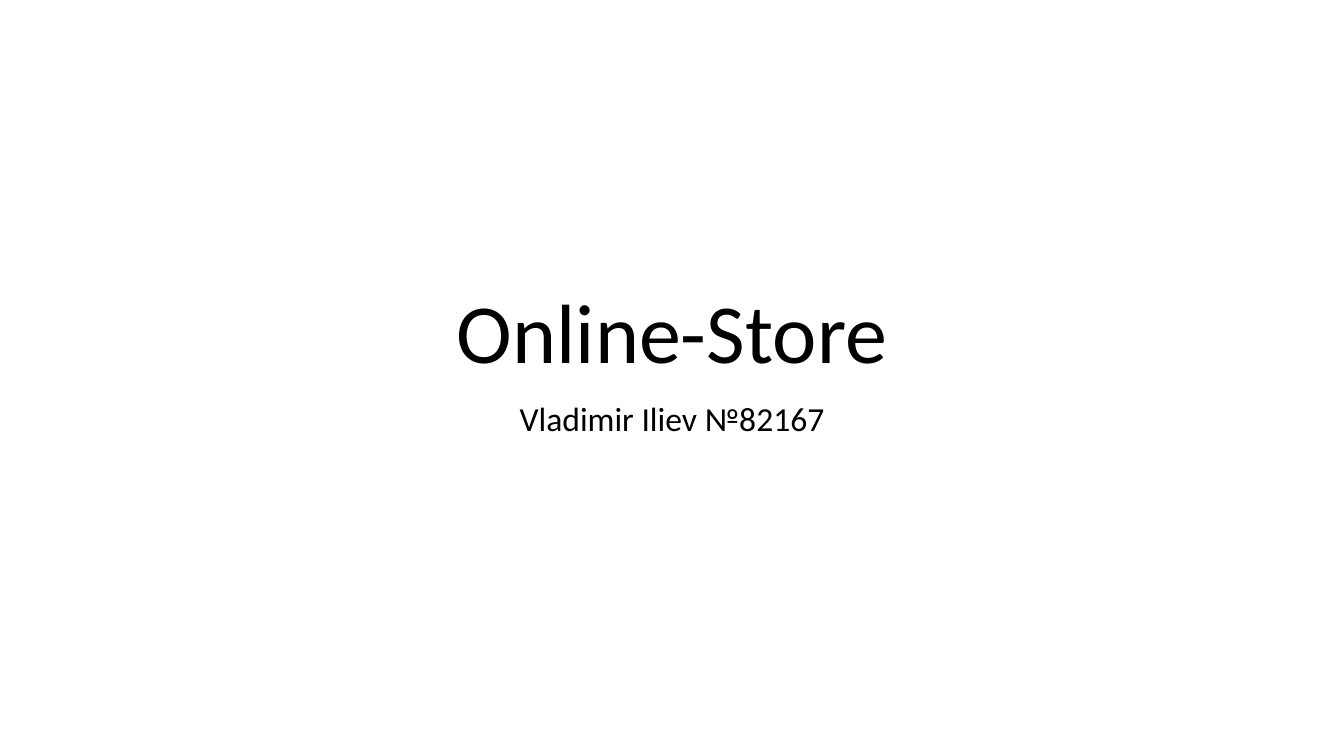
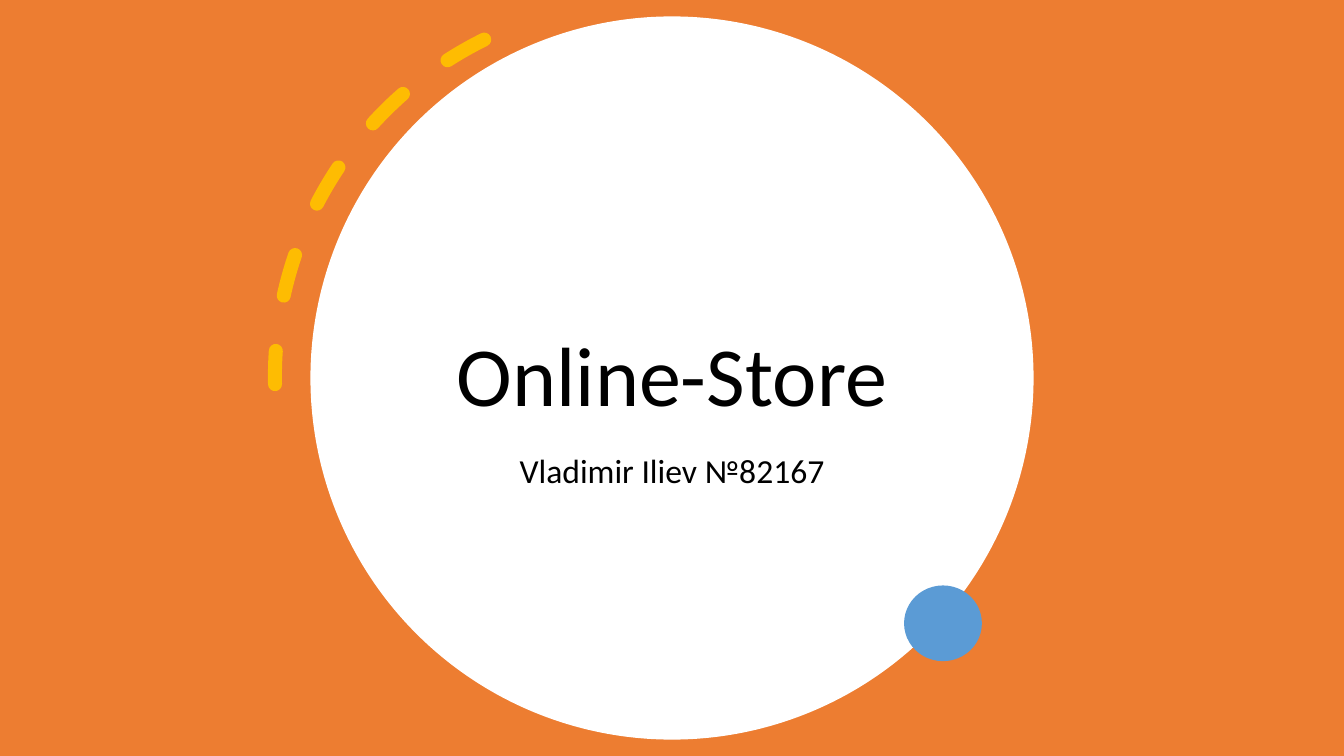
Before and after one commit to vladoiliev02/online-store, a slide deck: slide 1 of presentation.pptx. Drawn at 1344x756 pixels with LibreOffice and Linux fonts; fonts in the diff are those of the drawing. Boxes give left, top, right and bottom in pixels: in the first picture for what was removed or moved away, otherwise in the second. Text is boxed around its words. In the diff, an @@ line names an element or a change of style, - is before the commit and + after.

```diff
--- a/presentation.pptx
+++ b/presentation.pptx
@@ rectangle added at [0, 0, 1344, 756], fill #ED7D31 @@
@@ arc (boxed as its full ellipse) added at [148, 0, 1154, 756], outline #FFC000 10 pt dashed @@
@@ ellipse added at [311, 16, 1033, 739], fill #FFFFFF @@
@@ title "Online-Store": place and size @@
-title "Online-Store" at [457, 304, 887, 364]
+title "Online-Store" at [457, 347, 887, 407]
@@ subtitle "Vladimir Iliev №82167": place and size @@
-subtitle "Vladimir Iliev №82167" at [520, 407, 824, 432]
+subtitle "Vladimir Iliev №82167" at [520, 459, 824, 484]
@@ ellipse added at [904, 586, 982, 661], fill #5B9BD5 @@
```
Also in this commit, not shown: 7 other slides changed.
